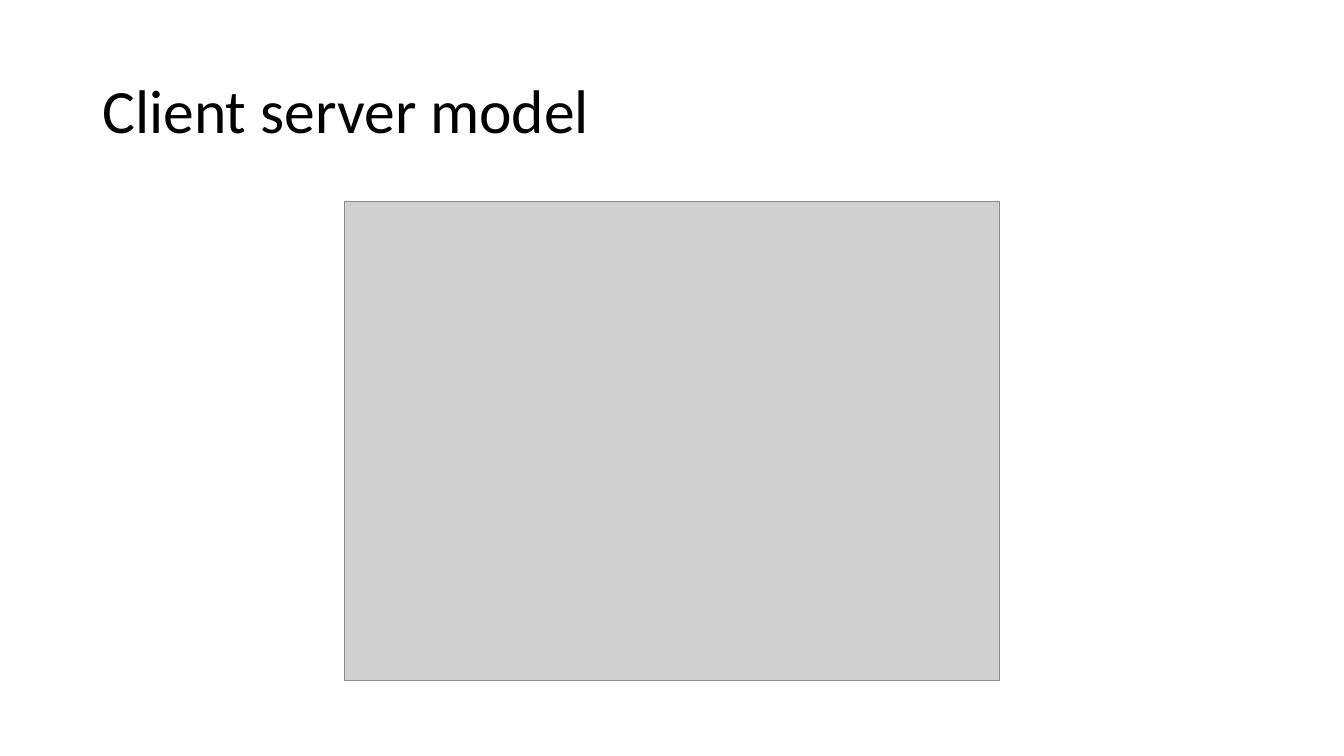
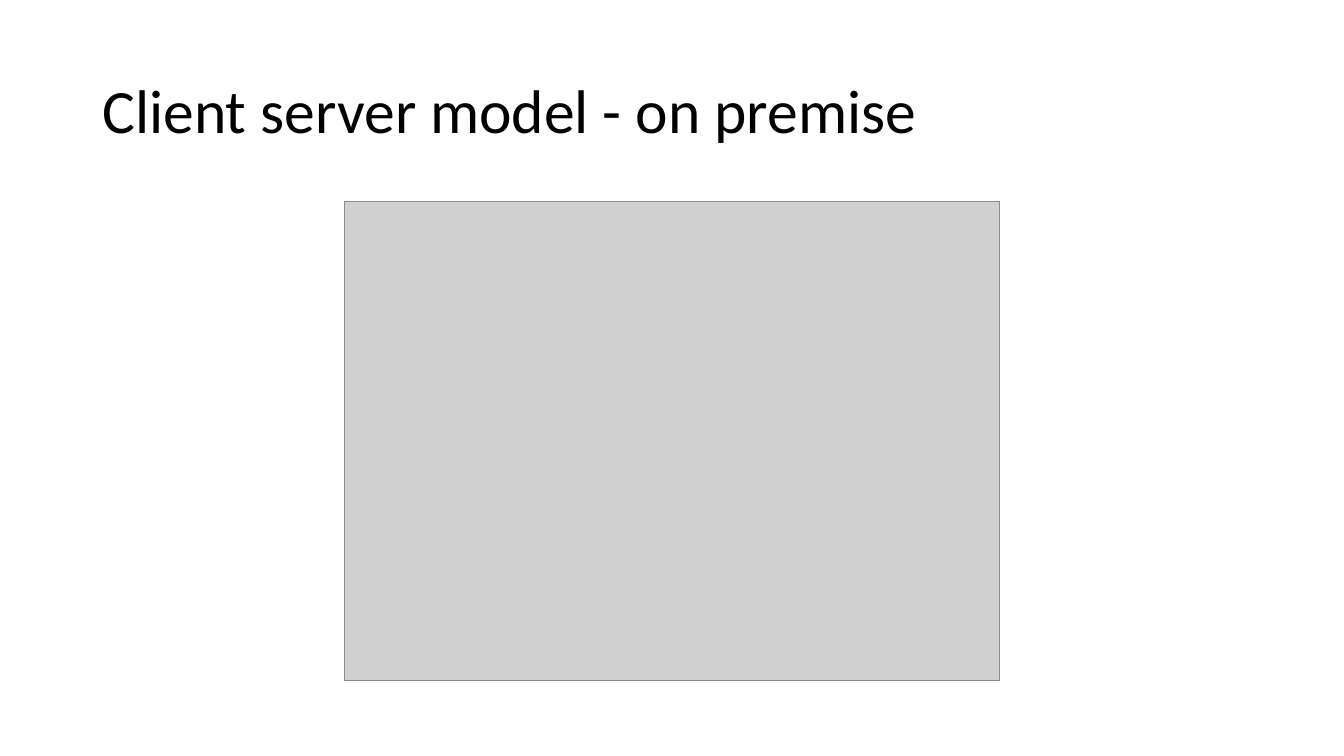
Before and after one commit to motazsaad/Exploratory-Analysis-of-Big-Data, a slide deck: slide 40 of PPT slides/02 EDABDC - Data Models - part 1.pptx (slide 29 before the commit). Drawn at 1344x756 pixels with LibreOffice and Linux fonts; fonts in the diff are those of the drawing; grey boxes stand for pictures. Boxes give left, top, right and bottom in pixels: in the first picture for what was removed or moved away, otherwise in the second. Text is boxed around its words. In the diff, an @@ line names an element or a change of style, - is before the commit and + after.

```diff
--- a/PPT slides/02 EDABDC - Data Models - part 1.pptx
+++ b/PPT slides/02 EDABDC - Data Models - part 1.pptx
@@ title at <box>102,90,916,143</box>: text changed @@
-Client server model
+Client server model - on premise
```
Also in this commit, not shown: 3 other slides changed, 5 slides added, 1 other file.
